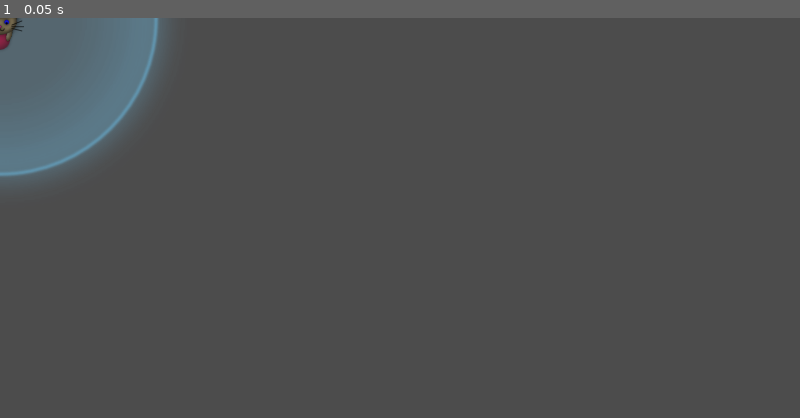
Above: before the commit, frame 1.
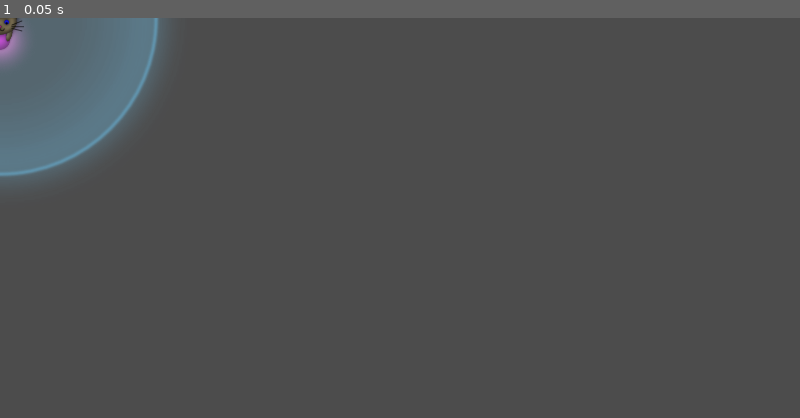
Above: after the commit, the same moment.

Repository: vibrunazo/godot-cats
Game: Godot game, scene res://scenes/cats/Cat02.tscn
Two runs of this game, one before a commit and one after it. Both use one fixed random seed, a clock stepped at 60 frames per second and the inputs below. This scene is started directly instead of the project's main scene.
Inputs:
- Up to frame 1 (0.05 s): no input

The runs differ from the first frame. In frame 1, 0.2% of the frame differs, in the area x 0-3%, y 2-12%.

Commit message:
radial glow on bullets

Diff:
--- a/scenes/Bullet.tscn
+++ b/scenes/Bullet.tscn
@@ -1,7 +1,8 @@
-[gd_scene load_steps=4 format=2]
+[gd_scene load_steps=5 format=2]
 
 [ext_resource path="res://assets/ball.png" type="Texture" id=1]
 [ext_resource path="res://scenes/Bullet.gd" type="Script" id=2]
+[ext_resource path="res://assets/radial.png" type="Texture" id=3]
 
 [sub_resource type="RectangleShape2D" id=1]
 
@@ -9,8 +10,16 @@
 script = ExtResource( 2 )
 
 [node name="Sprite" type="Sprite" parent="."]
+modulate = Color( 0.9, 0.36, 0.36, 1 )
+scale = Vector2( 0.5, 0.5 )
 z_index = 20
 texture = ExtResource( 1 )
+
+[node name="ShadowSprite" type="Sprite" parent="Sprite"]
+modulate = Color( 0, 0, 0, 0.392157 )
+show_behind_parent = true
+scale = Vector2( 0.4, 0.4 )
+texture = ExtResource( 3 )
 
 [node name="Area2D" type="Area2D" parent="."]
 
--- a/scenes/Bullet02.tscn
+++ b/scenes/Bullet02.tscn
@@ -1,7 +1,8 @@
-[gd_scene load_steps=4 format=2]
+[gd_scene load_steps=5 format=2]
 
 [ext_resource path="res://assets/ball.png" type="Texture" id=1]
 [ext_resource path="res://scenes/Bullet.gd" type="Script" id=2]
+[ext_resource path="res://assets/radial.png" type="Texture" id=3]
 
 [sub_resource type="RectangleShape2D" id=1]
 extents = Vector2( 20, 20 )
@@ -11,10 +12,16 @@
 damage = 25
 
 [node name="Sprite" type="Sprite" parent="."]
-modulate = Color( 0.886275, 0.313726, 0.85098, 0.737255 )
-scale = Vector2( 2, 2 )
+self_modulate = Color( 0.886275, 0.313726, 0.85098, 0.737255 )
+scale = Vector2( 0.8, 0.8 )
 z_index = 20
 texture = ExtResource( 1 )
+
+[node name="Glow" type="Sprite" parent="Sprite"]
+modulate = Color( 0.984314, 0.596078, 0.976471, 1 )
+show_behind_parent = true
+scale = Vector2( 0.625, 0.625 )
+texture = ExtResource( 3 )
 
 [node name="Area2D" type="Area2D" parent="."]
 
--- a/scenes/cats/Cat.tscn
+++ b/scenes/cats/Cat.tscn
@@ -416,9 +416,10 @@
 [node name="SpawnPosition" type="Position2D" parent="Turret"]
 position = Vector2( 41.8, -0.000151316 )
 rotation = -1.5708
-scale = Vector2( 1.15, 0.95 )
+scale = Vector2( 0.5, 0.5 )
 
 [node name="BulletSprite" type="Sprite" parent="Turret/SpawnPosition"]
+modulate = Color( 0.9, 0.36, 0.36, 1 )
 z_index = 9
 texture = ExtResource( 3 )
 
--- a/scenes/cats/Cat02.tscn
+++ b/scenes/cats/Cat02.tscn
@@ -8,6 +8,7 @@
 [ext_resource path="res://assets/cat02_hand.png" type="Texture" id=6]
 [ext_resource path="res://assets/cat02_body.png" type="Texture" id=7]
 [ext_resource path="res://assets/cat02_tail.png" type="Texture" id=8]
+[ext_resource path="res://assets/radial.png" type="Texture" id=9]
 
 [sub_resource type="CircleShape2D" id=1]
 radius = 300.0
@@ -415,12 +416,18 @@
 [node name="SpawnPosition" type="Position2D" parent="Turret"]
 position = Vector2( 41.8, -0.000151316 )
 rotation = -1.5708
-scale = Vector2( 1.6, 1.6 )
+scale = Vector2( 0.8, 0.8 )
 
 [node name="BulletSprite" type="Sprite" parent="Turret/SpawnPosition"]
-modulate = Color( 0.784314, 0.160784, 0.913725, 0.717647 )
+self_modulate = Color( 0.784314, 0.160784, 0.913725, 0.588235 )
 z_index = 9
 texture = ExtResource( 3 )
+
+[node name="BulletGlowSprite" type="Sprite" parent="Turret/SpawnPosition/BulletSprite"]
+modulate = Color( 0.984314, 0.596078, 0.976471, 1 )
+show_behind_parent = true
+scale = Vector2( 0.7, 0.7 )
+texture = ExtResource( 9 )
 
 [node name="tail" type="Sprite" parent="Turret"]
 position = Vector2( -39.074, -0.406708 )
Binary file changed: assets/ball.png
Binary file added: assets/radial.png
Not shown, added: assets/radial.png.import
Not shown: 1 places in scenes/cats/Cat02.tscn that only renumber resources
